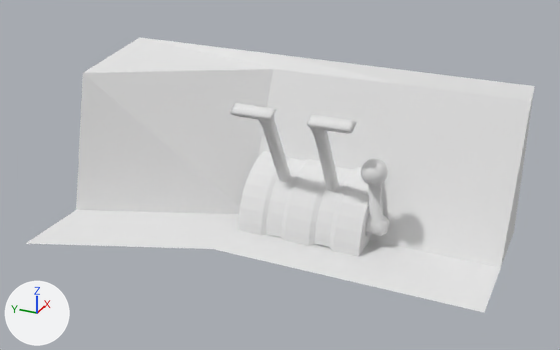
Renders of the Blender file Blender/ruutu/controlPanel.blend from each side of a commit.
Both versions are drawn from a 50 mm camera at (-9.53, -3.64, 5.34) aimed at (-0.82, 0.28, 0.98). Every picture has the same lights, and +X, +Y and +Z are marked at lower left.
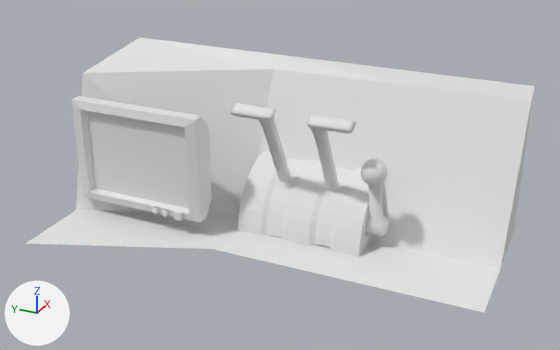
Where the change shows, as pixel boxes (x1, y1, x2, y2) in the pictures (560 x 350 px):
'ruutu', added: after (71, 96, 212, 222)

The change, as a list of edits to the scene's bpy script:
```text
Add me_cube_002:
    me_cube_002.from_pydata(...)  # 348 vertices, 284 faces; spans x -1.34..-0.91, y 1.29..3.29, z 0.25..1.77
Add ob_ruutu:
    ob_ruutu = bpy.data.objects.new('ruutu', me_cube_002)
    ob_ruutu.location = (0.0, 0.0, 0.0)
```
